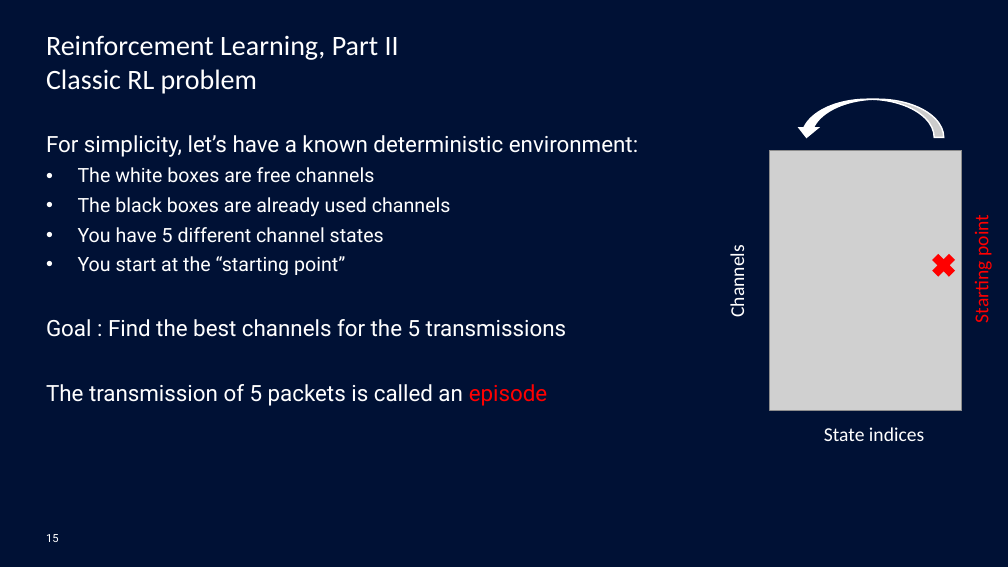
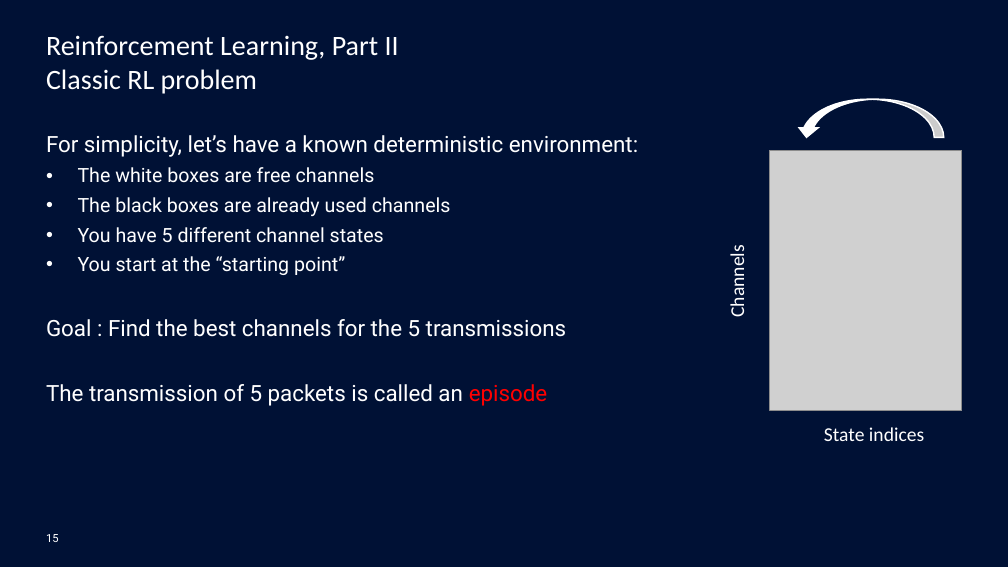
Before and after one commit to mgoutay/ml_course, a slide deck: slide 15 of RL_course.pptx. Drawn at 1008x567 pixels with LibreOffice and Linux fonts; fonts in the diff are those of the drawing; grey boxes stand for pictures; background and template pictures are left out. Boxes give left, top, right and bottom in pixels: in the first picture for what was removed or moved away, otherwise in the second. Text is boxed around its words. In the diff, an @@ line names an element or a change of style, - is before the commit and + after.

```diff
--- a/RL_course.pptx
+++ b/RL_course.pptx
@@ text removed at bbox=[970, 219, 994, 321] @@
-Starting point
@@ cross removed at bbox=[928, 250, 959, 280] @@
```
Also in this commit, not shown: 1 other slide changed, 1 other file.
